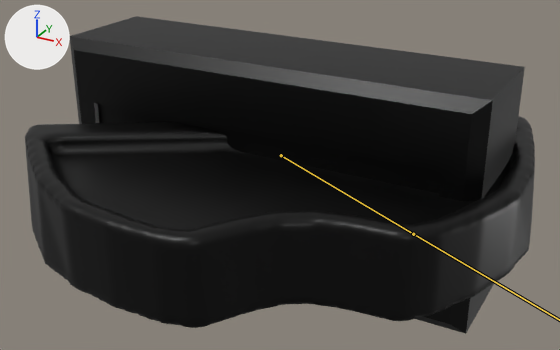
A saved change to the FBX model Assets/Models/Wheel.fbx.
Both versions are drawn from a 50 mm camera at (-1.78, -5.88, 0.74) aimed at (-4.74, -0.49, -1.95). Lighting does not change. The marker at upper left points along +X, +Y and +Z. Both versions are drawn at frame 31 of the action 'Armature.003|Armature.003Action'; the numbers are the values there. The bones that bend it are drawn over the model as lines.

Names of what the first picture shows: 'Circle', 'Wheel'.
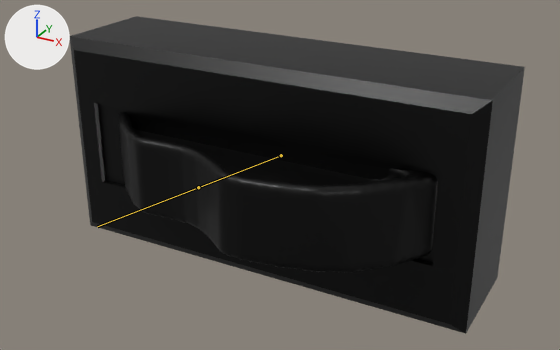
Where the change shows, as pixel boxes [x1, y1, x2, y2] in the pictures (560 x 350 px):
'Circle', posed
    before: [25, 116, 535, 328]
    after: [118, 112, 438, 273]

Diff of the bpy script that builds the scene:
```diff
--- a/Assets/Models/Wheel.fbx.py
+++ b/Assets/Models/Wheel.fbx.py
@@ bone_rig_object @@
 bone_rig_object = bpy.data.objects['Armature.003']  # the whole rig 'Armature.003'
-bone_rig_object.location = (0.0, 0.0, 0.0)
-bone_rig_object.rotation_euler = (0.0, 0.436, 0.0)  # degrees (0, 25, 0)
-bone_rig_object.scale = (1.0, 1.0, 2.0)
+bone_rig_object.location = (-500.0, -200.0, 0.0)
+bone_rig_object.rotation_euler = (0.0, -0.279, 0.0)  # degrees (0, -16, 0)
+bone_rig_object.scale = (100.0, 100.0, 100.0)
```
